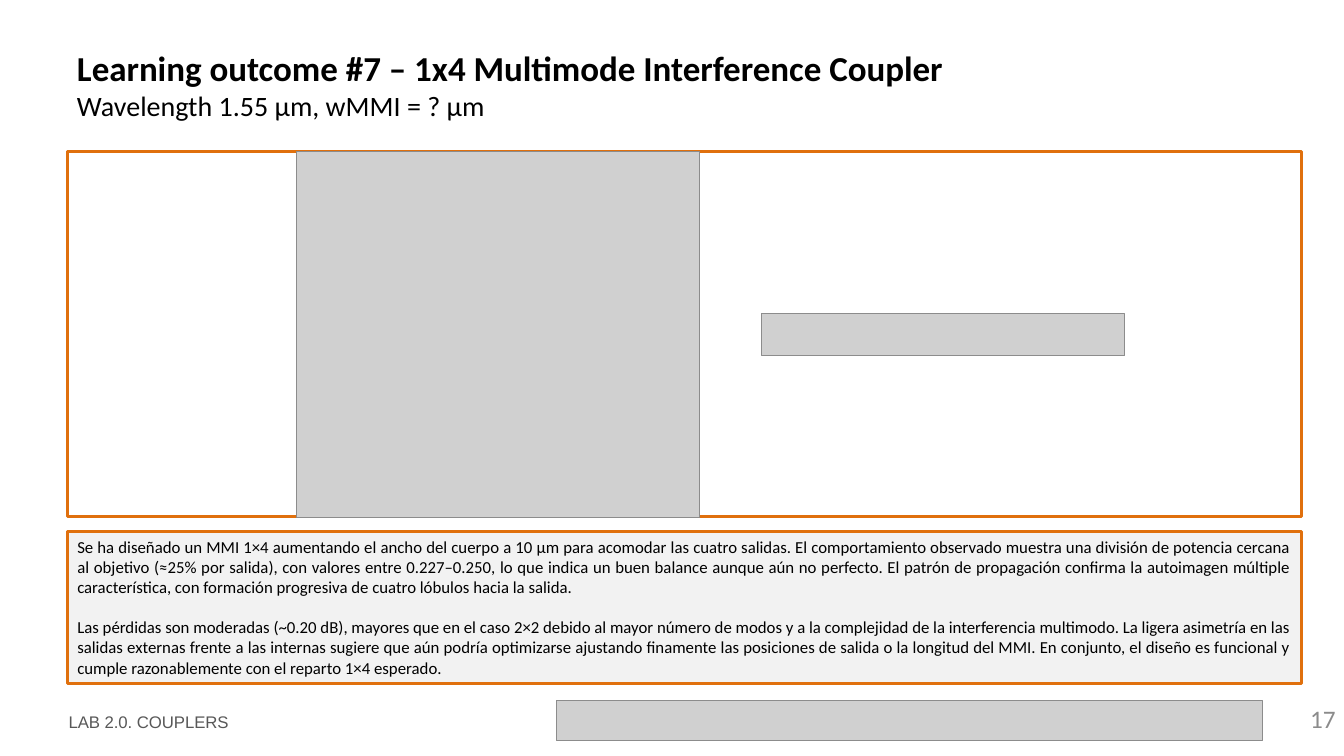
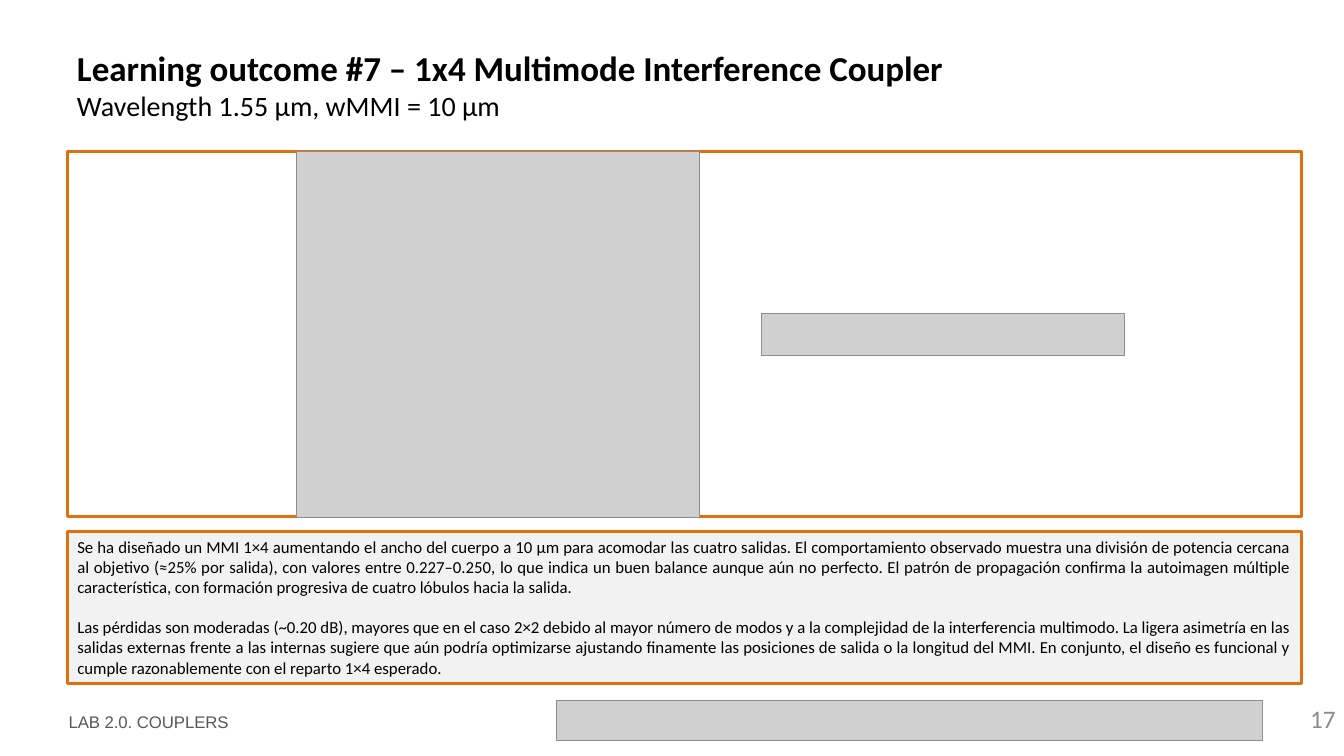
Before and after one commit to EvaristoNicolas/cifoin-lab2, a slide deck: slide 17 of LabBook_20_EvaristoNicolas.pptx. Drawn at 1344x756 pixels with LibreOffice and Linux fonts; fonts in the diff are those of the drawing; grey boxes stand for pictures; background and template pictures are left out. Boxes give left, top, right and bottom in pixels: in the first picture for what was removed or moved away, otherwise in the second. Text is boxed around its words. In the diff, an @@ line names an element or a change of style, - is before the commit and + after.

```diff
--- a/LabBook_20_EvaristoNicolas.pptx
+++ b/LabBook_20_EvaristoNicolas.pptx
@@ title at [77,56,942,121]: text changed @@
-Learning outcome #7 – 1x4 Multimode Interference Coupler
-Wavelength 1.55 µm, wMMI = ? µm
+Learning outcome #7 – 1x4 Multimode Interference Coupler
+Wavelength 1.55 µm, wMMI = 10 µm
```
Also in this commit, not shown: 6 other slides changed, 1 other file.
